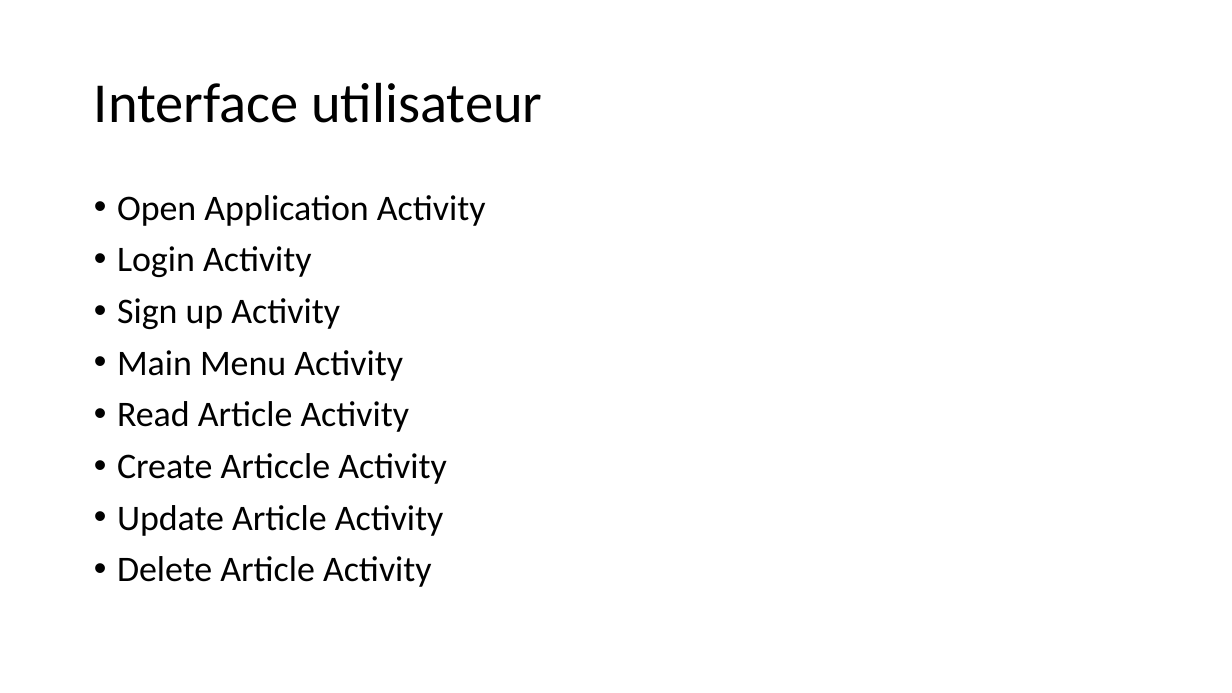
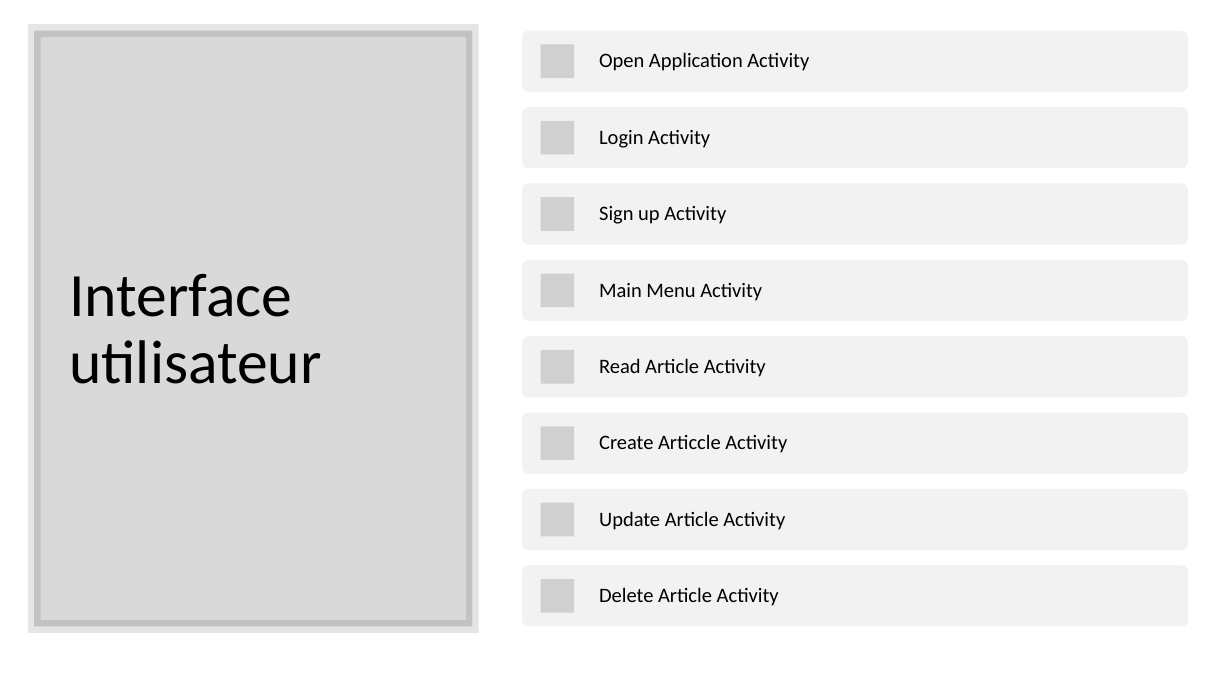
Before and after one commit to Danes99/esme-android, a slide deck: slide 3 of docs/pptx/Android Project - Group 1 - Becerra Stauner Taxil.pptx. Drawn at 1232x693 pixels with LibreOffice and Linux fonts; fonts in the diff are those of the drawing; grey boxes stand for pictures. Boxes give left, top, right and bottom in pixels: in the first picture for what was removed or moved away, otherwise in the second. Text is boxed around its words. In the diff, an @@ line names an element or a change of style, - is before the commit and + after.

Commit message:
Changed powerpoint

```diff
--- a/docs/pptx/Android Project - Group 1 - Becerra Stauner Taxil.pptx
+++ b/docs/pptx/Android Project - Group 1 - Becerra Stauner Taxil.pptx
@@ rectangle added at (34, 30, 472, 627), fill #000000 at 15% opacity, outline #000000 10 pt @@
@@ title "Interface utilisateur": place and size @@
-title "Interface utilisateur" at (94, 82, 542, 123)
+title "Interface utilisateur" at (69, 274, 321, 384)
@@ title "Interface utilisateur" at (69, 274, 321, 384): size 44 to 48 pt @@
@@ text removed at (117, 195, 486, 587) @@
-• Open Application Activity
-• Login Activity
-• Sign up Activity
-• Main Menu Activity
-• Read Article Activity
-• Create Articcle Activity
-• Update Article Activity
-• Delete Article Activity
@@ group added at (522, 30, 1189, 627): 8 rounded rectangles, 8 pictures, 8 texts @@
+Open Application Activity
+Login Activity
+Sign up Activity
+Main Menu Activity
+Read Article Activity
+Create Articcle Activity
+Update Article Activity
+Delete Article Activity
```
Also in this commit, not shown: 5 other slides changed, 1 slide added, 1 other file.
